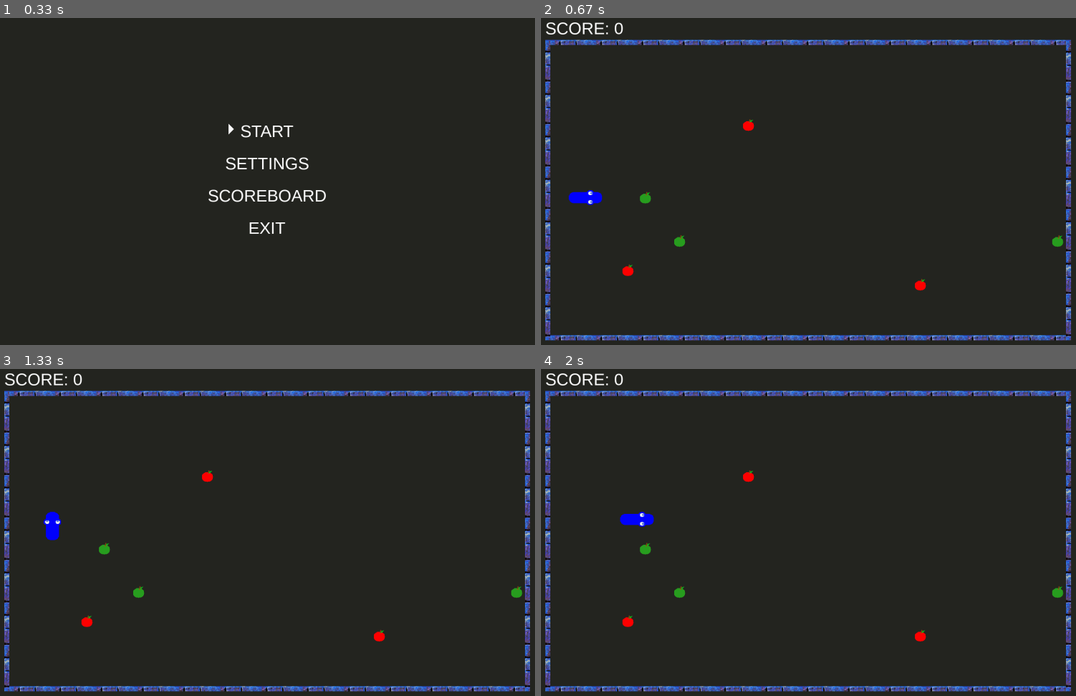
Above: before the commit, frames 1-4 (two rows, left to right).
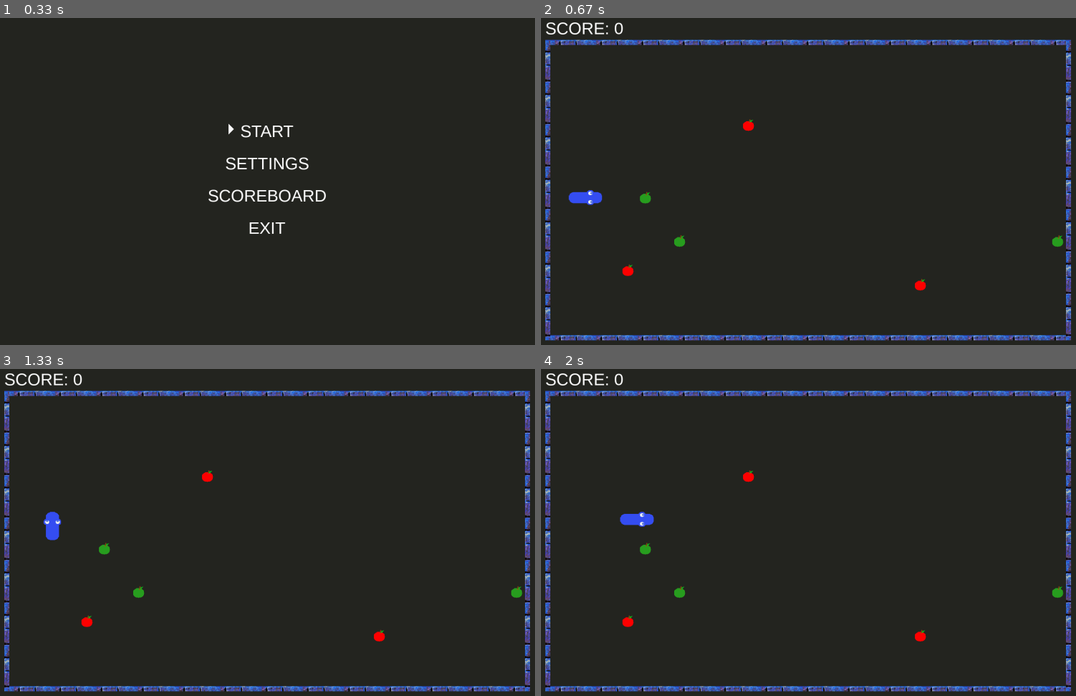
Above: after the commit, the same moments.

Repository: jorenchik/snake-pygame
Game: pygame game, started from main.py
Two runs of this game, one before a commit and one after it. Both use one fixed random seed, a clock stepped at 60 frames per second and the inputs below.
Inputs:
- Up to frame 1 (0.33 s): no input
- Up to frame 2 (0.67 s): tap Enter at 0.33 s
- Up to frame 3 (1.33 s): hold Up 0.67-1.13 s; hold Right from 1.22 s (still down)
- Up to frame 4 (2 s): release Right at 1.68 s

Frame 1 is identical in both runs. In frame 2, 0.2% of the frame differs, in the area x 5-12%, y 52-58%; in frame 3, 0.2%; in frame 4, 0.2%, in the area x 14-22%, y 43-49%.

Commit message:
Settings and checklist

Diff:
--- a/settings.py
+++ b/settings.py
@@ -77,7 +77,7 @@
 
 # Colors
 background = (37,38,33)
-blue = (0,0,255)
+blue = (54,79,243)
 red = (210,27,27)
 white = (255,255,255)
 grey = (31,31,47)
Not shown, changed: readme.txt
